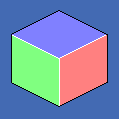
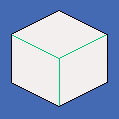
The second 119x119 image is a revision of the first. Changes to its layers:
painted on "cubes" over box(12, 11, 107, 106)
